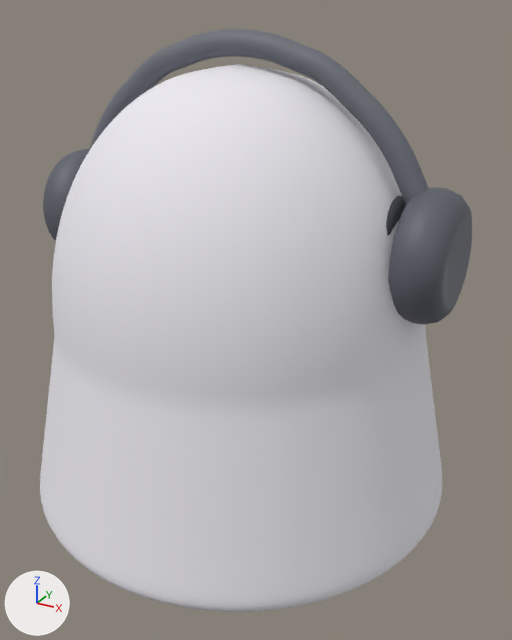
Renders of the glTF model models/character/blob.glb from each side of a commit.
Rendered twice from a 50 mm lens placed at (0.836, -1.44, 1.21), pointed at (0.052, -0.015, 0.497). The axes (+X, +Y, +Z) are drawn at lower left. The lights are the same throughout. The picture after the commit comes second. Vertices at exactly the same position are counted once.

Names of what the first picture shows: 'band', 'body', 'cup', 'pad'.
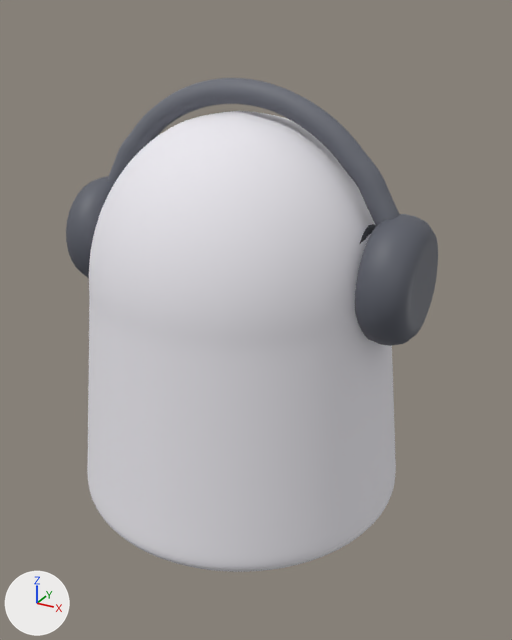
What differs and where, as boxes [x1, y1, x2, y2] in the pictures (512 x 640 px; the box of a moved part takes in the faces that stretch with it):
'body', reshaped, moved, rescaled (23% narrower, 16% shorter)
    before: [40, 64, 442, 612]
    after: [87, 111, 396, 572]
'band', moved, rescaled (15% narrower, 15% shorter)
    before: [88, 29, 429, 204]
    after: [108, 78, 399, 226]
'cup', reshaped, moved, rescaled (13% narrower)
    before: [43, 149, 472, 325]
    after: [66, 176, 438, 346]
'pad', moved, rescaled (mostly hidden afterwards)
    before: [386, 195, 406, 236]
    after: [360, 224, 376, 244]
part 1 of me_body, moved or reshaped
    before: [40, 70, 442, 612]
    after: [87, 114, 396, 572]
part 2 of me_cup, moved or reshaped
    before: [43, 149, 89, 241]
    after: [66, 176, 113, 278]
part 3 of me_cup, moved or reshaped
    before: [388, 187, 472, 325]
    after: [355, 214, 438, 346]

The edits, one by one:
me_body is used by ob_body; location (0.0, 0.0, 0.549); scale (0.549, 0.549, 0.549).
me_body had 30722 vertices, 61440 faces and spanned x -0.99..0.99, y -0.99..0.99, z -1.0..1.0.
me_body now has 30722 vertices, 61440 faces and spans x -0.84..0.84, y -0.84..0.84, z -1.0..1.0.
me_body part 1: 30368 of 30722 vertices moved; they spanned x -0.99..0.99, y -0.99..0.99, z -0.99..0.97 and now span x -0.84..0.84, y -0.84..0.84, z -0.99..0.97; mean shift (0.0, 0.0, 0.0); largest move (0.87, 0.46, -0.91) -> (0.74, 0.39, -0.91).
me_cup is used by ob_cup; location (0.0, 0.0, 0.726); rotation (0.0, -1.571, 0.0), in degrees (0, -90, 0); scale (0.531, 0.531, 0.531).
me_cup had 512 vertices, 1016 faces and spanned x -0.27..0.27, y -0.27..0.27, z -1.0..1.0.
me_cup now has 512 vertices, 1016 faces and spans x -0.31..0.31, y -0.31..0.31, z -1.0..1.0.
me_cup part 2: the loose piece of 256 vertices spanning x -0.27..0.27, y -0.27..0.27, z 0.77..1.0 is scaled about its middle by 1.15, then moved by (0.0, 0.0, -0.02).
me_cup part 3: the loose piece of 256 vertices spanning x -0.27..0.27, y -0.27..0.27, z -1.0..-0.77 is scaled about its middle by 1.15, then moved by (0.0, 0.0, 0.02).
me_pad is used by ob_pad; location (0.0, 0.0, 0.726); rotation (0.0, 1.571, 0.0), in degrees (0, 90, 0); scale (0.401, 0.401, 0.401).
me_pad had 512 vertices, 1016 faces and spanned x -0.3..0.3, y -0.3..0.3, z -1.0..1.0.
me_pad now has 512 vertices, 1016 faces and spans x -0.36..0.36, y -0.36..0.36, z -1.0..1.0.
me_pad part 4: the whole mesh is scaled about its middle by (1.2, 1.2, 0.99).
Object 'band' (ob_band) moves from (0.0, 0.0, 0.967) to (0.0, 0.0, 0.881).
Object 'band' (ob_band) is rescaled from (0.484, 0.484, 0.484) to (0.425, 0.425, 0.425).
Object 'body' (ob_body) moves from (0.0, 0.0, 0.549) to (0.0, 0.0, 0.499).
Object 'body' (ob_body) is rescaled from (0.549, 0.549, 0.549) to (0.499, 0.499, 0.499).
Object 'cup' (ob_cup) moves from (0.0, 0.0, 0.726) to (0.0, 0.0, 0.66).
Object 'cup' (ob_cup) is rescaled from (0.531, 0.531, 0.531) to (0.463, 0.463, 0.463).
Object 'pad' (ob_pad) moves from (0.0, 0.0, 0.726) to (0.0, 0.0, 0.66).
Object 'pad' (ob_pad) is rescaled from (0.401, 0.401, 0.401) to (0.333, 0.333, 0.333).
